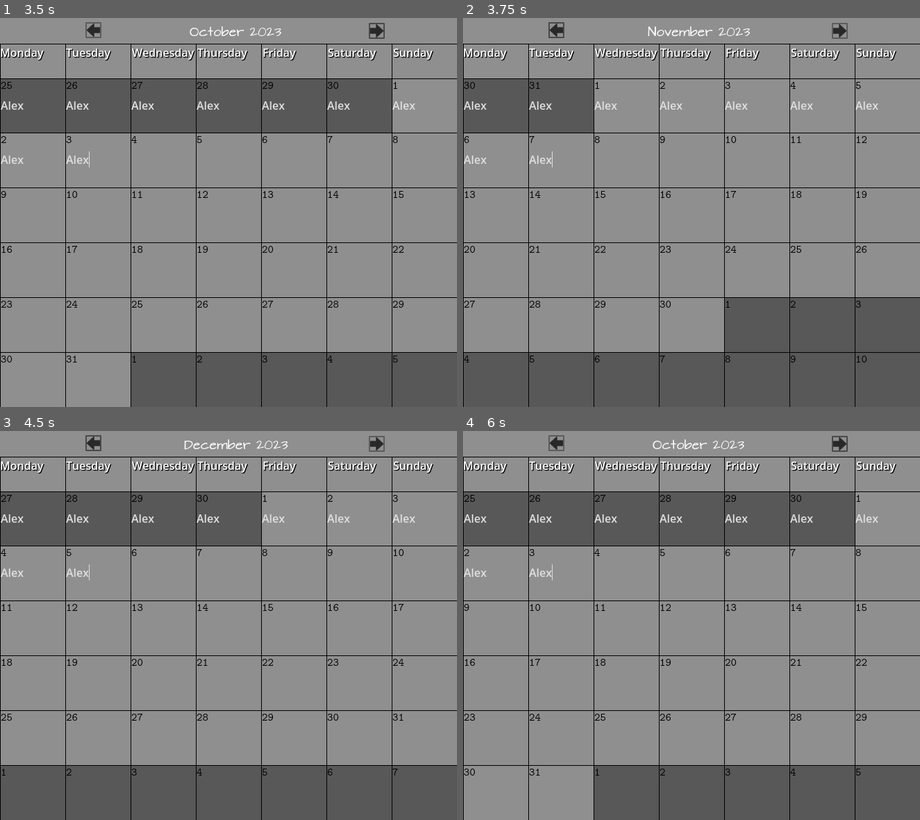
Above: before the commit, frames 1-4 (two rows, left to right).
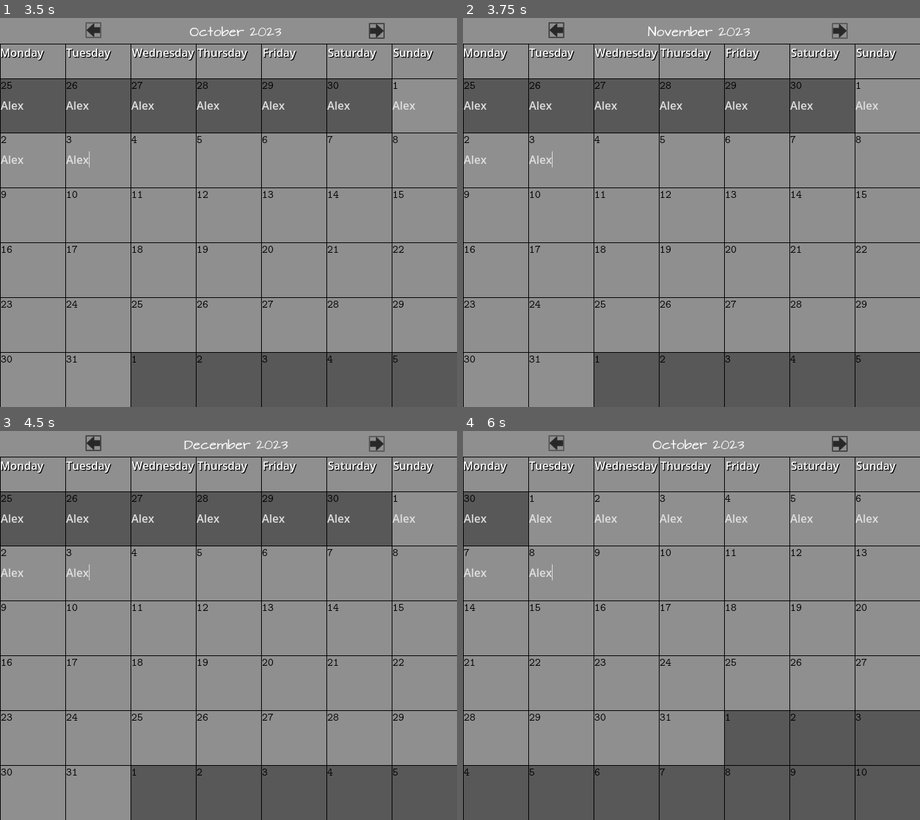
Above: after the commit, the same moments.

Repository: dukidule/Calendar
Game: Godot game, scene res://Node2D.tscn
The game is run twice, just before and just after one commit, with the same random seed, the same clock (stepped at 60 frames per second) and the same inputs. The project has no main scene, so this scene is started directly.
Inputs (mouse positions are in pixels of both pictures, inside the frame that each line leads up to):
- Up to frame 1 (3.5 s): click (31, 115) at 0.52 s; type "Alex" at 0.6 s; click (100, 115) at 0.75 s; type "Alex" at 0.83 s; click (164, 115) at 0.98 s; type "Alex" at 1.07 s; click (228, 115) at 1.27 s; type "Alex" at 1.35 s; click (292, 115) at 1.5 s; type "Alex" at 1.58 s; click (361, 115) at 1.73 s; type "Alex" at 1.82 s; click (425, 115) at 2.02 s; type "Alex" at 2.1 s; click (31, 169) at 2.25 s; type "Alex" at 2.33 s; click (100, 169) at 2.48 s; type "Alex" at 2.57 s; click (91, 29) at 2.75 s
- Up to frame 2 (3.75 s): click (837, 29) at 3.5 s
- Up to frame 3 (4.5 s): click (374, 442) at 4.25 s
- Up to frame 4 (6 s): click (554, 442) at 5 s; click (554, 442) at 5.75 s

Frame 1 is identical in both runs. In frame 2, 18% of the frame differs, in the area x 0-100%, y 15-100%; in frame 3, 8.2%; in frame 4, 20%.
Error after the commit: Invalid access to property or key '-2' on a base object of type 'Dictionary'. (res://Node2D.gd:182)

Commit message:
Last update
Save-Load not done.

Diff:
--- a/CalendarCell.gd
+++ b/CalendarCell.gd
@@ -6,10 +6,23 @@
 # var b = "text"
 @onready var label = get_node("RichTextLabel")
 @onready var calendar_cell = get_node("ColorRect")
+@onready var text = get_node("TextEdit")
+
+var saved_text = ""
 # Called when the node enters the scene tree for the first time.
 func _ready():
+	text.text = ""
+	_get_text()
 	pass # Replace with function body.
 
+func _unhandled_key_input(event):
+	saved_text = text.text
+	print(saved_text)
+
+
+func _get_text():
+	if saved_text != "":
+		text.text = saved_text
 
 # Called every frame. 'delta' is the elapsed time since the previous frame.
 #func _process(delta):
--- a/Node2D.gd
+++ b/Node2D.gd
@@ -8,6 +8,7 @@
 @onready var get_label_text = get_node("Container/LabelScript")
 @onready var background_color = get_node("Background")
 @onready var rect = get_node("Container/DaysOfTheWeek/Friday/ReferenceRect")
+@onready var save_load = get_node("SaveLoad")
 
 
 
@@ -25,9 +26,18 @@
 var number_of_days = 1
 var current_month = on_open_month
 var on_open_month_first_weekday
+#save-load data
+var id: int
+
 
 # Called when the node enters the scene tree for the first time.
 func _ready():
+	save_load.load_data()
+	save_load.cal_data = {}
+	id = save_load.id
+	if id == null:
+		id = 0
+	print(id)
 	number_of_days = _get_current_month(current_month)
 	on_open_month_first_weekday = current_month_first_day(on_open_weekday)
 	_get_current_weekday_label(on_open_weekday)
@@ -116,7 +126,6 @@
 
 var day_cells = []
 
-var this_month_weekday = on_open_month_first_weekday
 var next_month_date = 1
 var next_month_weekday
 var last_month_num_days = number_of_days
@@ -164,10 +173,13 @@
 	number_of_days = _get_current_month(month)
 	#print(number_of_days)
 	var all_cells = []
+	var current_array = []
 	day_cells = []
 	var cell_index
 	var next_month_first_day=1
 	next_month_weekday=0
+	if save_load.cal_data != {}:
+		day_cells = save_load.cal_data[id-1]
 	if day_cells == []:
 		day_cells.append(get_node("Week1").get_children())
 		day_cells.append(get_node("Week2").get_children())
@@ -259,6 +271,9 @@
 	_day_cells(current_month, last_month_weekday, last_month_num_days)
 	current_month_label = get_label_text._get_current_month_label(current_month)
 	label_text.text = current_month_label + " " + str(on_open_year)
+	save_load.cal_data[id] = day_cells
+	id-=1
+	print(save_load.cal_data)
 	pass # Replace with function body.
 
 
@@ -273,6 +288,17 @@
 	_day_cells(current_month,next_month_weekday,next_month_date)
 	current_month_label = get_label_text._get_current_month_label(current_month)
 	label_text.text = current_month_label + " " + str(on_open_year)
+	save_load.cal_data[id] = day_cells
+	if id >= 1:
+		var array1 = []
+		array1 = save_load.cal_data[0]
+		var array2 = []
+		array2 = save_load.cal_data[1]
+		if array1 == array2:
+			print("isti su mamu im jebem.")
+	id+=1
+
+	#print(save_load.cal_data)
 	#if current_month == 12:
 		#current_month = 1
 	#print(number_of_days)
--- a/Node2D.tscn
+++ b/Node2D.tscn
@@ -1,8 +1,9 @@
-[gd_scene load_steps=8 format=3 uid="uid://bq0bq6vsf5dsp"]
+[gd_scene load_steps=9 format=3 uid="uid://bq0bq6vsf5dsp"]
 
 [ext_resource type="Script" path="res://Node2D.gd" id="1"]
 [ext_resource type="FontFile" uid="uid://cdufqpf16w1ae" path="res://Fonts/architect-s-daughter/ArchitectsDaughter32.tres" id="2"]
 [ext_resource type="Script" path="res://Window_Trancparancy.gd" id="2_tauka"]
+[ext_resource type="Script" path="res://save_file.gd" id="2_wvq70"]
 [ext_resource type="PackedScene" uid="uid://07xj5kdme0va" path="res://CalendarCell.tscn" id="3"]
 [ext_resource type="Texture2D" uid="uid://bbfaotftfljh1" path="res://Arrow images/Arrow Left.jpg" id="3_j2s4o"]
 [ext_resource type="Script" path="res://LabelScript.gd" id="3_sv15w"]
@@ -10,6 +11,9 @@
 
 [node name="Calendar" type="Node2D"]
 script = ExtResource("1")
+
+[node name="SaveLoad" type="Node" parent="."]
+script = ExtResource("2_wvq70")
 
 [node name="ModulateScript" type="Node" parent="."]
 script = ExtResource("2_tauka")
--- /dev/null
+++ b/save_file.gd
@@ -0,0 +1,40 @@
+extends Node
+
+
+const SAVE_FILE = "user://save_file.save"
+var cal_data = {}
+var id = 0
+
+
+func delete_save():
+	var file = FileAccess.open("user://save_file.save", FileAccess.WRITE)
+	if file.file_exists(SAVE_FILE):
+		file.remove("user://save_file.save")
+
+func save_data():
+	var file = FileAccess.open("user://save_file.save", FileAccess.WRITE)
+	file.open(SAVE_FILE, file.WRITE)
+	file.store_var(cal_data)
+	file.store_var(id)
+
+func _ready():
+	load_data()
+
+func load_data():
+	var file = FileAccess.open("user://save_file.save", FileAccess.READ)
+	if file == null:
+		print("File is empty.")
+		return
+	else:
+		file.open(SAVE_FILE, FileAccess.READ)
+		cal_data = file.get_var()
+		id = file.get_var()
+		if id == null:
+			id = 0
+		file.close()
+		save_data()
+
+func _notification(what):
+	if what == NOTIFICATION_WM_CLOSE_REQUEST:
+		save_data()
+		get_tree().quit()
